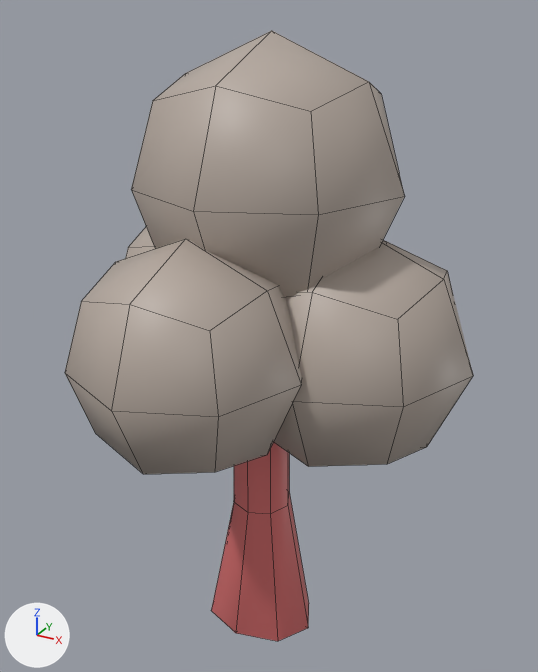
What one commit did to the FBX model Assets/StaticMeshes/SM_arbre.fbx.
Rendered twice from a camera (50 mm lens) standing at (0.0531, -0.0951, 0.1045) and looking at (0.0009, -0.0001, 0.057). The axes (+X, +Y, +Z) are drawn at lower left. The lights are the same throughout. The first picture is the older version. Mesh edges are drawn as thin lines. Where no turn or scale is listed for an object, it has been applied to the vertices.

The scene before the commit, as lines of its bpy script (objects in view):
```python
me_mesh = bpy.data.meshes.new('Mesh')
me_mesh.from_pydata(...)  # 155 vertices, 140 faces; spans x -0.0287..0.0326, y -0.0337..0.0286, z -0.0001..0.1018
# faces by material slot: [120, 20]
me_mesh.materials.append(mat_lambert5)  # grey #b5a99f
me_mesh.materials.append(mat_lambert4)  # pink #d76e6e
ob_sm_arbre = bpy.data.objects.new('SM_arbre', me_mesh)
ob_sm_arbre.location = (0.0, 0.0, 0.0)
```
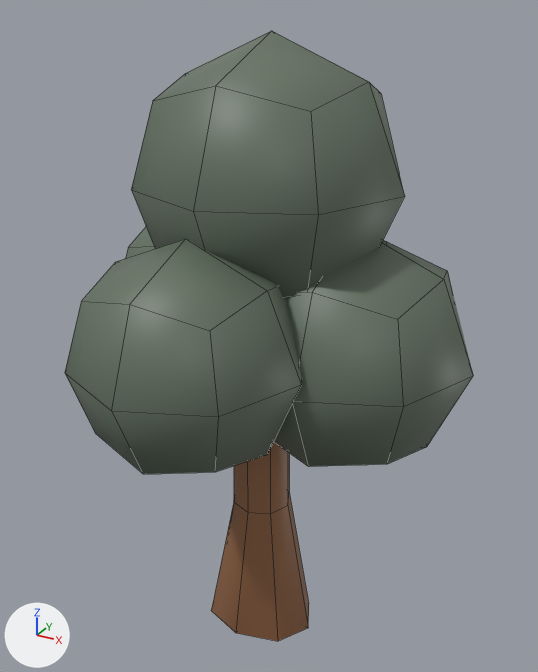
The newer file is also rescaled (x45.02) as a whole; pictures and numbers use the older file's frame.

The change, as a diff of the scene's bpy script:
```diff
--- a/Assets/StaticMeshes/SM_arbre.fbx.py
+++ b/Assets/StaticMeshes/SM_arbre.fbx.py
@@ mat_feuilles_arbres @@
+mat_feuilles_arbres = principled_material('feuilles_arbres')
+mat_feuilles_arbres.base_color = (0.129, 0.169, 0.123)  # grey #657262
@@ mat_bois_arbre @@
+mat_bois_arbre = principled_material('bois_arbre')
+mat_bois_arbre.base_color = (0.297, 0.134, 0.0609)  # brown #946646
@@ me_mesh @@
 me_mesh.from_pydata(...)  # 155 vertices, 140 faces; spans x -0.0287..0.0326, y -0.0337..0.0286, z -0.0001..0.1018
 # used by ob_sm_arbre; location = (0.0, 0.0, 0.0)
+# me_mesh part 1: all 120 faces that had it switch from mat_lambert5 (grey #b5a99f) to mat_feuilles_arbres (grey #657262)
+# me_mesh part 2: all 20 faces that had it switch from mat_lambert4 (pink #d76e6e) to mat_bois_arbre (brown #946646)
```

What differs and where, as boxes [x1, y1, x2, y2] in the pictures (538 x 672 px):
part 1 of me_mesh, recoloured (darker): [65, 31, 473, 474] in both
part 2 of me_mesh, recoloured (darker): [211, 442, 309, 641] in both
